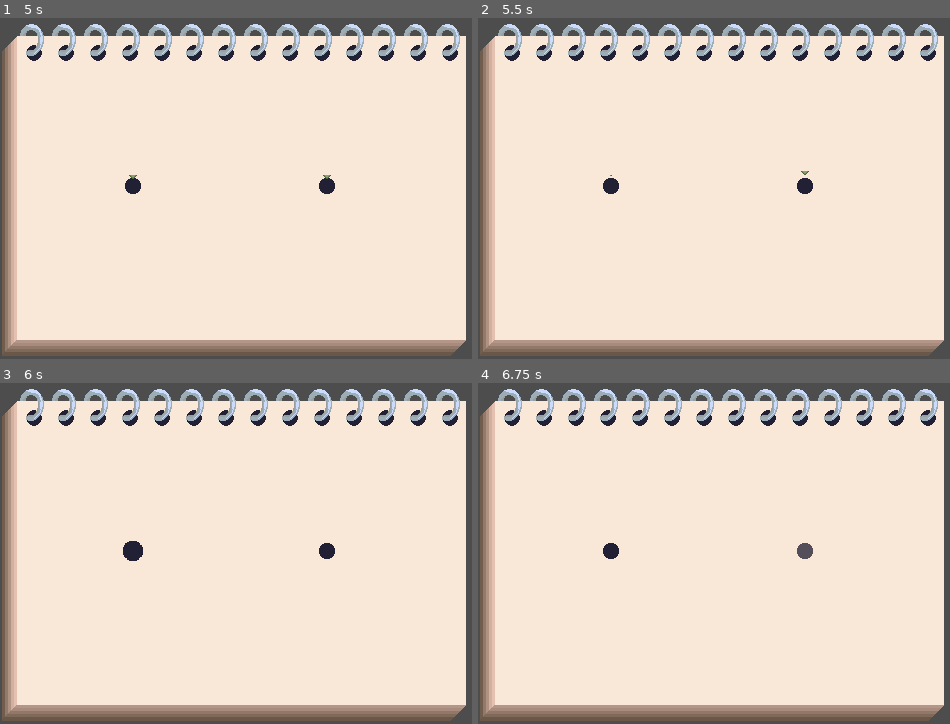
Above: before the commit, frames 1-4 (two rows, left to right).
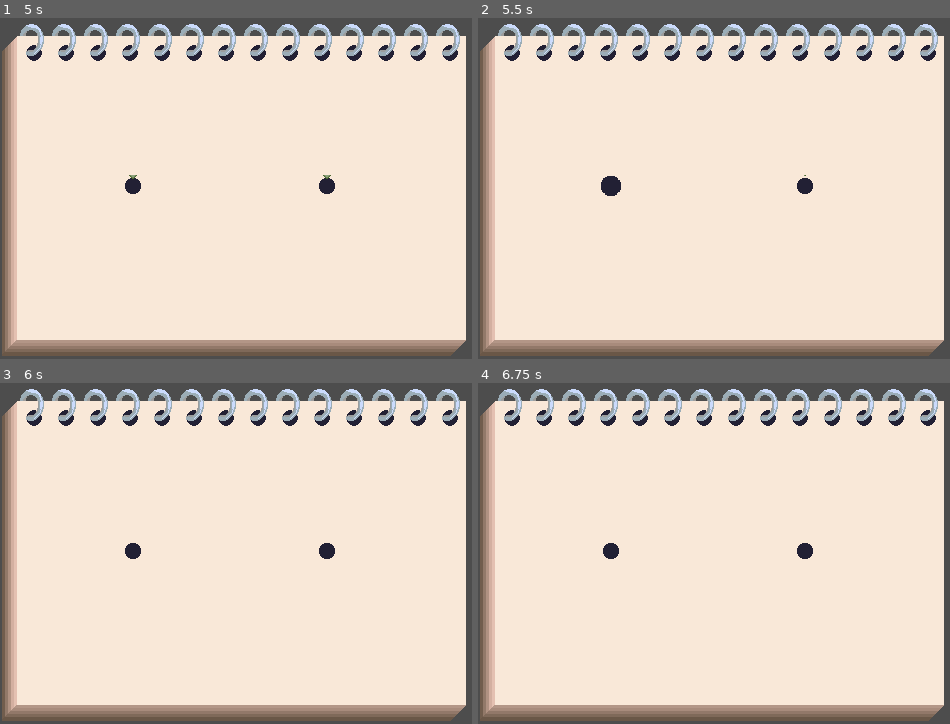
Above: after the commit, the same moments.

Repository: crookedneighbor/drawing-connection
Game: Godot game, scene res://main.tscn
Two runs of this game, one before a commit and one after it. Both use one fixed random seed, a clock stepped at 60 frames per second and the inputs below.
Inputs (mouse positions are in pixels of both pictures, inside the frame that each line leads up to):
- Up to frame 1 (5 s): tap Enter at 0.5, 2, 3.5 s; move the mouse to (240, 202) at 0.52 s; click (240, 202) at 0.67 s; tap Space at 1.25, 2.75, 4.25 s; move the mouse to (240, 89) at 1.27 s; click (240, 89) at 1.42 s; move the mouse to (240, 144) at 2.02 s; click (240, 144) at 2.17 s; move the mouse to (240, 198) at 2.77 s; click (240, 198) at 2.92 s; move the mouse to (240, 253) at 3.52 s; click (240, 253) at 3.67 s; move the mouse to (240, 307) at 4.27 s; click (240, 307) at 4.42 s
- Up to frame 2 (5.5 s): move the mouse to (610, 185) at 5.02 s; click (610, 185) at 5.17 s
- Up to frame 3 (6 s): move the mouse to (325, 550) at 5.77 s; click (325, 550) at 5.92 s
- Up to frame 4 (6.75 s): move the mouse to (940, 526) at 6.52 s; click (940, 526) at 6.67 s

Frame 1 is identical in both runs. In frame 2, less than 0.1% of the frame differs, in the area x 26-71%, y 44-53%; in frame 3, less than 0.1%; in frame 4, 0.1%, in the area x 67-71%, y 46-52%.

Commit message:
feat: start from clicking on connector dot

Diff:
--- a/main.gd
+++ b/main.gd
@@ -3,6 +3,7 @@
 @onready var melody_player: MelodyPlayer = $MelodyPlayer
 @onready var pad: Pad = $Pad
 @onready var pencil: Pencil = $Pencil
+@export var connector_dot_manager: ConnectorDotManager
 
 var pressing: bool = false
 var within_bounds: bool = false
@@ -14,8 +15,8 @@
 	pad.section_change.connect(_on_section_change)
 	pad.enter_drawable_area.connect(_on_enter_drawable_area)
 	pad.exit_drawable_area.connect(_on_exit_drawable_area)
-	pencil.pressed.connect(_on_pressed)
 	pencil.released.connect(_on_released)
+	connector_dot_manager.started.connect(_on_start)
 
 func _process(_delta: float) -> void:
 	if is_drawing:
@@ -23,10 +24,6 @@
 
 func _on_section_change(index: int) -> void:
 	current_note = melody_player.notes.keys()[index]
-
-func _on_pressed() -> void:
-	melody_player.volume_db = 0
-	pressing = true
 
 func _on_released() -> void:
 	pressing = false
@@ -40,3 +37,8 @@
 func _on_exit_drawable_area() -> void:
 	melody_player.volume_db = -80
 	within_bounds = false
+
+func _on_start() -> void:
+	pencil.start()
+	melody_player.volume_db = 0
+	pressing = true
--- a/main.tscn
+++ b/main.tscn
@@ -7,8 +7,9 @@
 [ext_resource type="PackedScene" uid="uid://du01dv6xnq57c" path="res://tools/connector_dot/connector_dot_manager.tscn" id="5_7mycd"]
 [ext_resource type="PackedScene" uid="uid://c76lyf0pdksov" path="res://tools/connector_dot/connector_dot.tscn" id="5_lquwl"]
 
-[node name="Main" type="Node2D" unique_id=1251148645]
+[node name="Main" type="Node2D" unique_id=1251148645 node_paths=PackedStringArray("connector_dot_manager")]
 script = ExtResource("1_1bvp3")
+connector_dot_manager = NodePath("ConnectorDotManager")
 
 [node name="MelodyPlayer" parent="." unique_id=2018121744 instance=ExtResource("1_h2yge")]
 
--- a/tools/connector_dot/connector_dot.gd
+++ b/tools/connector_dot/connector_dot.gd
@@ -19,7 +19,6 @@
 	if event is InputEventMouseButton and event.button_index == MOUSE_BUTTON_LEFT:
 		if state == "ready" and entered:
 			anim.play("dismiss_ready")
-			await anim.animation_finished
 			connected()
 			started.emit()
 
--- a/tools/connector_dot/connector_dot_manager.gd
+++ b/tools/connector_dot/connector_dot_manager.gd
@@ -1,4 +1,6 @@
 class_name ConnectorDotManager extends Node2D
+
+signal started
 
 var dots: Array[ConnectorDot] = []
 
@@ -13,3 +15,5 @@
 		dot.started.disconnect(_on_start)
 		if dot.state == "ready":
 			dot.waiting()
+
+	started.emit()
--- a/tools/pencil/pencil.gd
+++ b/tools/pencil/pencil.gd
@@ -1,13 +1,11 @@
 class_name Pencil extends Node2D
 
-signal pressed
 signal released
 
 @onready var paper: Node2D = $Paper
 
+var current_line: Line2D = null
 var drawing_in_progress: bool = false
-var current_line: Line2D = null
-var drawing_started: bool = false
 var in_drawable_area: bool = false
 
 var pencil = load("res://tools/pencil/pencil.png")
@@ -18,18 +16,10 @@
 func _input(event: InputEvent) -> void:
 	if event is InputEventMouseButton:
 		if event.button_index == MOUSE_BUTTON_LEFT:
-			if event.pressed:
-				pressed.emit()
-			else:
+			if not event.pressed:
+				drawing_in_progress = false
 				released.emit()
 
-			drawing_in_progress = event.pressed and not drawing_started
-
-			if drawing_in_progress:
-				drawing_started = true
-				current_line = add_new_line()
-				if in_drawable_area:
-					current_line.add_point(event.position)
 		# TODO - may not want to let the right button clear, but it's an easy way
 		# to trigger the functionality right now
 		if event.button_index == MOUSE_BUTTON_RIGHT and event.pressed:
@@ -41,6 +31,13 @@
 		elif not current_line.points.is_empty():
 			current_line = add_new_line()
 
+func start() -> void:
+	if drawing_in_progress:
+		return
+	drawing_in_progress = true
+	current_line = add_new_line()
+	current_line.add_point(get_global_mouse_position())
+
 func add_new_line() -> Line2D:
 	var line = Line2D.new()
 	line.default_color = Color.DIM_GRAY
@@ -49,7 +46,6 @@
 	return line
 
 func clear() -> void:
-	drawing_started = false
 	drawing_in_progress = false
 	for c in paper.get_children():
 		c.queue_free()
